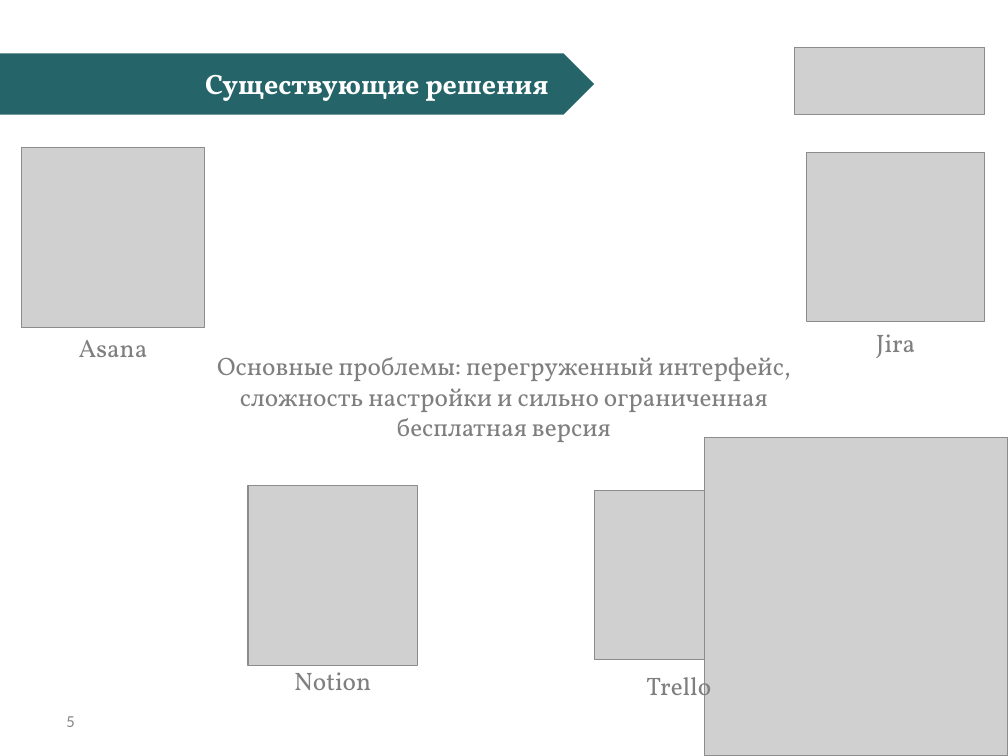
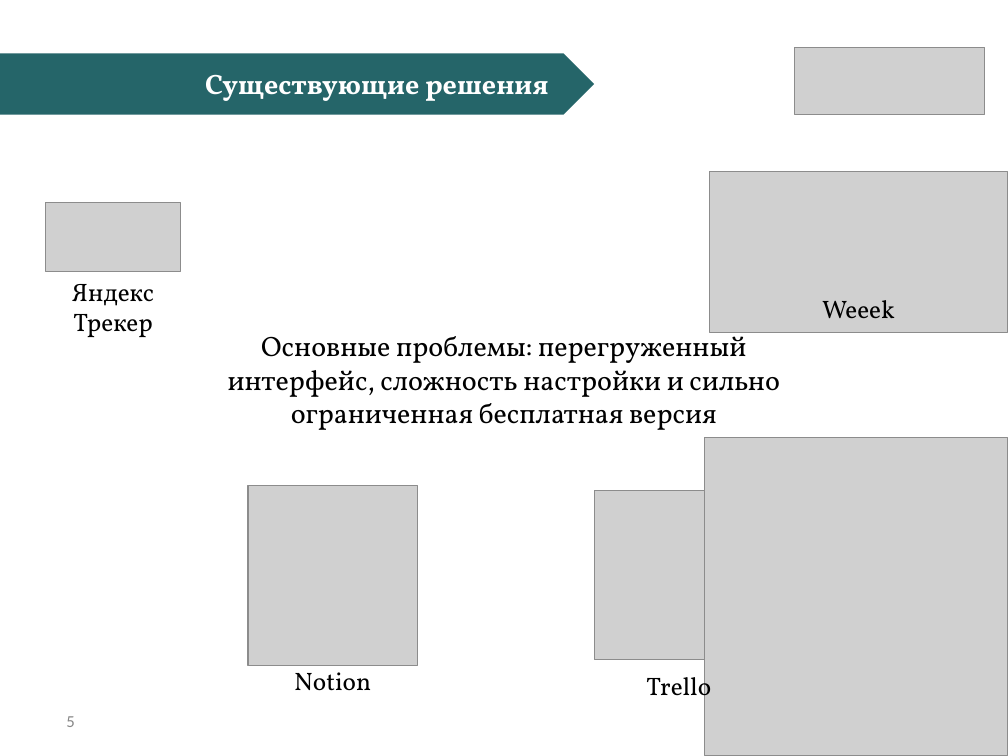
Before and after one commit to CTpeJLok/diplom, a slide deck: slide 5 of to_pred/БалашкинАМ_Презентация.pptx. Drawn at 1008x756 pixels with LibreOffice and Linux fonts; fonts in the diff are those of the drawing; grey boxes stand for pictures. Boxes give left, top, right and bottom in pixels: in the first picture for what was removed or moved away, otherwise in the second. Text is boxed around its words. In the diff, an @@ line names an element or a change of style, - is before the commit and + after.

```diff
--- a/to_pred/БалашкинАМ_Презентация.pptx
+++ b/to_pred/БалашкинАМ_Презентация.pptx
@@ picture removed at [21,147,205,328] @@
@@ picture: place and size @@
-picture at [806,152,984,322]
+picture at [709,171,1008,332]
@@ picture added at [45,203,180,271] @@
@@ text at [72,284,154,337]: text changed; text colour #7F7F7F to #000000 @@
-Asana
+Яндекс Трекер
@@ text "Основные проблемы: перегруженный интерфейс, сложность ...": place and size @@
-text "Основные проблемы: перегруженный интерфейс, сложность ..." at [217,357,790,442]
+text "Основные проблемы: перегруженный интерфейс, сложность ..." at [228,329,779,430]
@@ text "Основные проблемы: перегруженный интерфейс, сложность ..." at [228,329,779,430]: size 18 to 20 pt, text colour #7F7F7F to #000000 @@
@@ text at [822,300,895,318]: text changed; text colour #7F7F7F to #000000 @@
-Jira
+Weeek
@@ text "Notion" at [294,672,371,691]: text colour #7F7F7F to #000000 @@
@@ text "Trello" at [646,671,711,706]: text colour #7F7F7F to #000000 @@
```
Also in this commit, not shown: 10 other slides changed, 20 other files.
